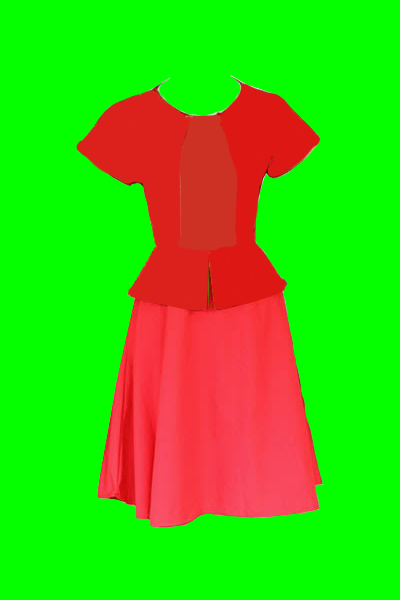
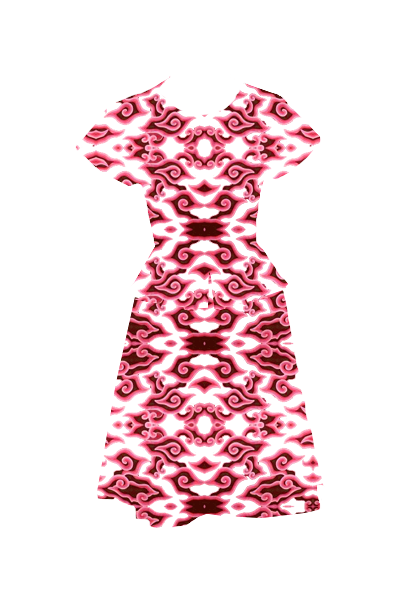
Comparing the layer stacks of the two 400x600 images. Changes:
showed group "desain3" (2 layers) over [75, 74, 325, 529]
hid "Layer 2 copy" over [75, 74, 321, 311]
hid "Layer 3" over [97, 263, 324, 529]
hid "Rectangle 1" over [0, 0, 400, 600]
